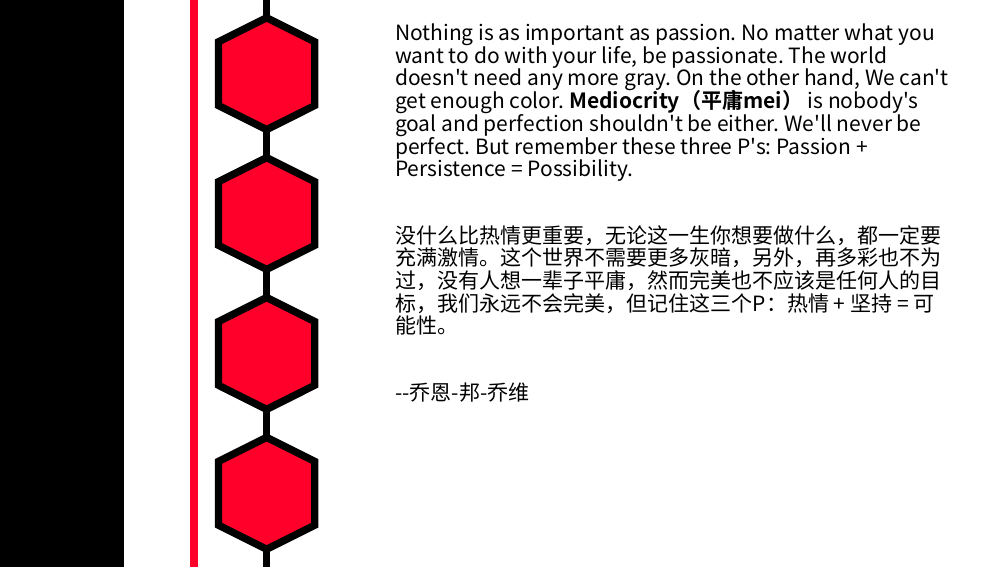
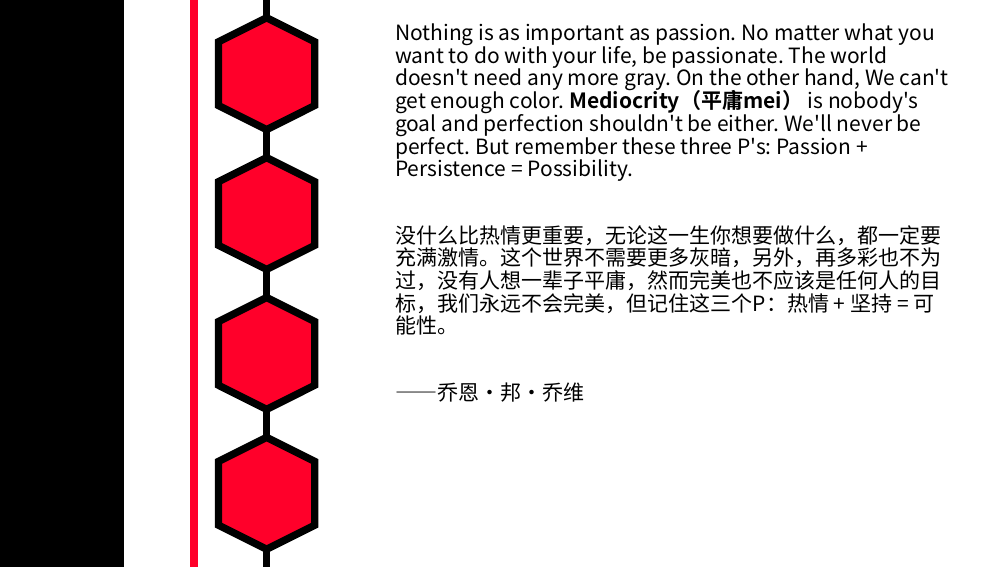
Before and after one commit to MarkShen1992/PPT-template, a slide deck: slide 31 of morning reading/iridescent english sentenses.pptx. Drawn at 1008x567 pixels with LibreOffice and Linux fonts; fonts in the diff are those of the drawing. Boxes give left, top, right and bottom in pixels: in the first picture for what was removed or moved away, otherwise in the second. Text is boxed around its words. In the diff, an @@ line names an element or a change of style, - is before the commit and + after.

```diff
--- a/morning reading/iridescent english sentenses.pptx
+++ b/morning reading/iridescent english sentenses.pptx
@@ text at <box>395,382,584,402</box>: text changed @@
---乔恩-邦-乔维
+——乔恩·邦·乔维
```
Also in this commit, not shown: 3 other slides changed, 3 slides added.
